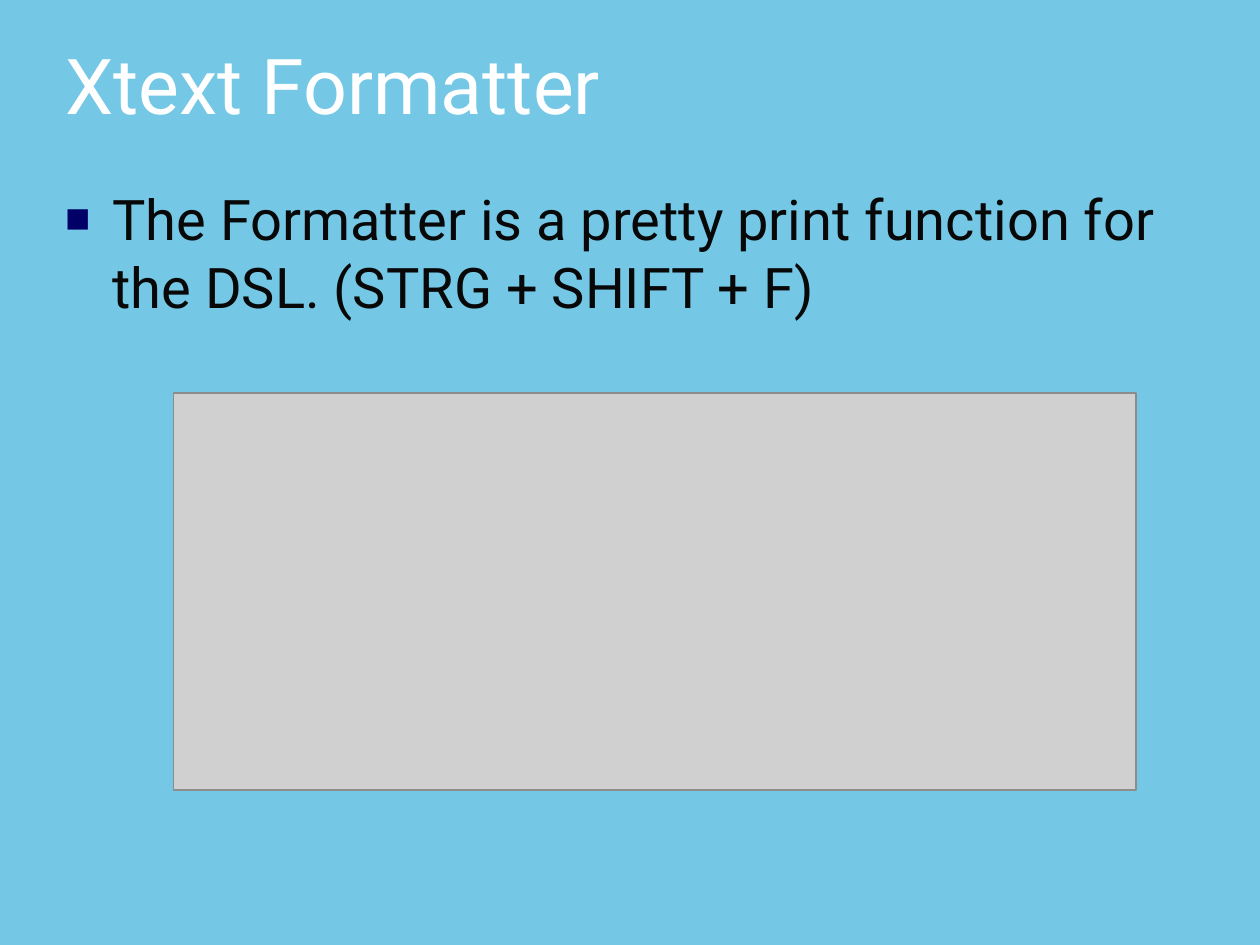
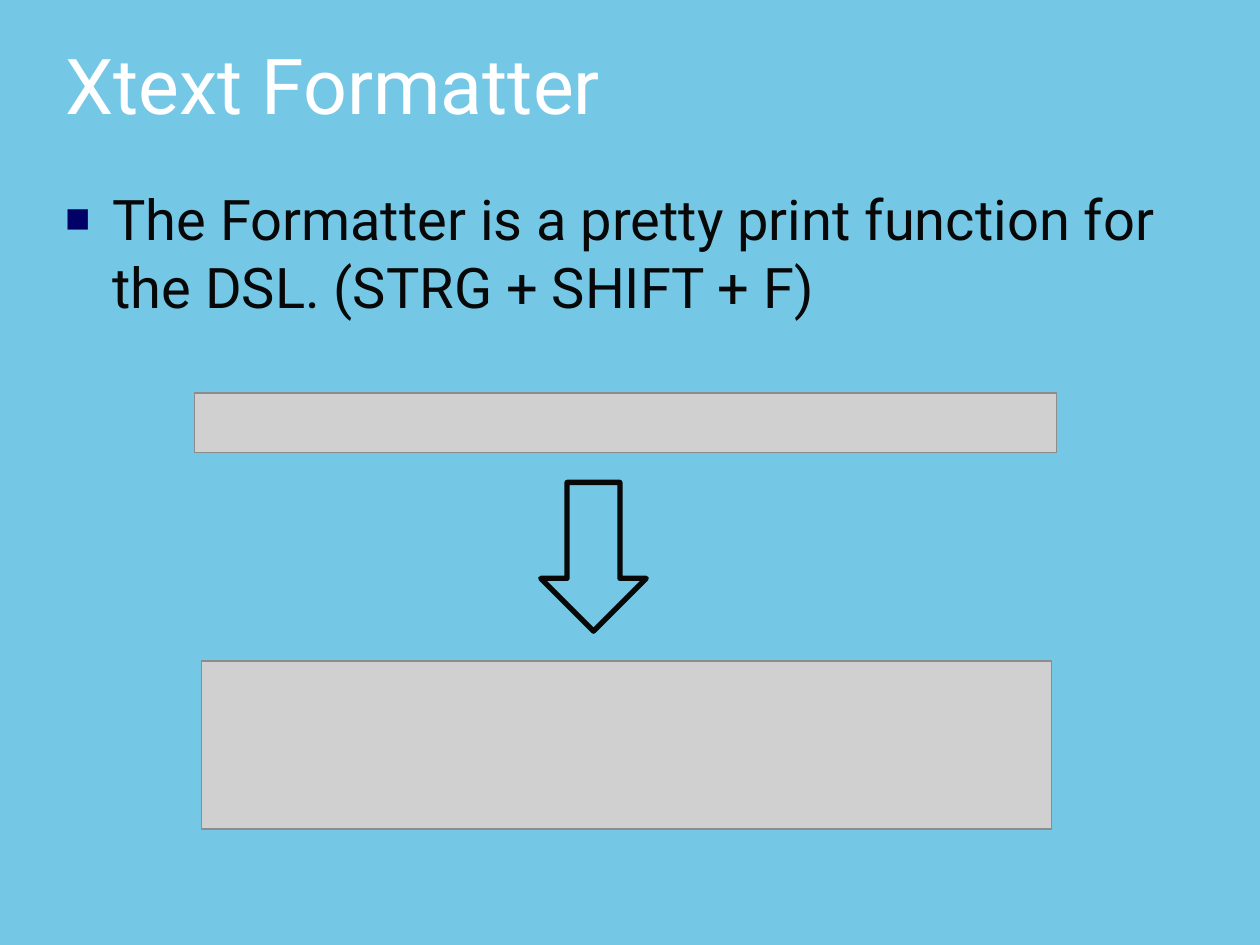
Before and after one commit to thomasfischl/xtext-workshop, a slide deck: slide 72 of xText Workshop.pptx (slide 58 before the commit). Drawn at 1260x945 pixels with LibreOffice and Linux fonts; fonts in the diff are those of the drawing; grey boxes stand for pictures; background and template pictures are left out. Boxes give left, top, right and bottom in pixels: in the first picture for what was removed or moved away, otherwise in the second. Text is boxed around its words. In the diff, an @@ line names an element or a change of style, - is before the commit and + after.

```diff
--- a/xText Workshop.pptx
+++ b/xText Workshop.pptx
@@ picture removed at bbox=[174, 393, 1137, 790] @@
@@ picture added at bbox=[194, 393, 1056, 452] @@
@@ down arrow added at bbox=[541, 483, 646, 631], outline #080808 3 pt @@
@@ picture added at bbox=[202, 662, 1052, 829] @@
```
Also in this commit, not shown: 8 other slides changed, 14 slides added.
